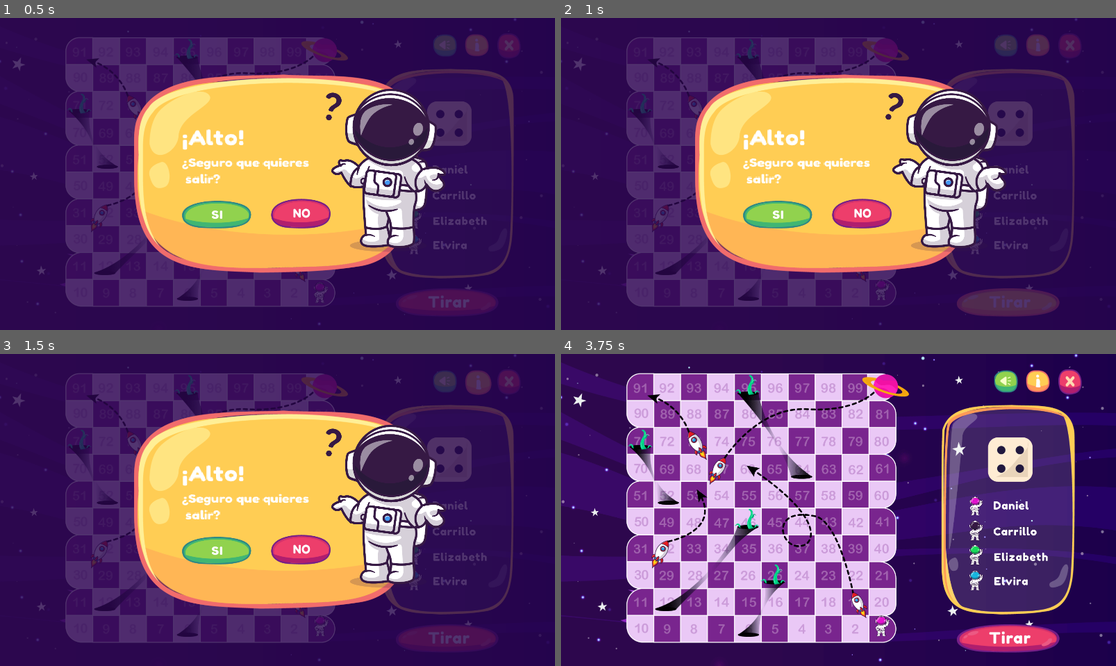
Above: before the commit, frames 1-4 (two rows, left to right).
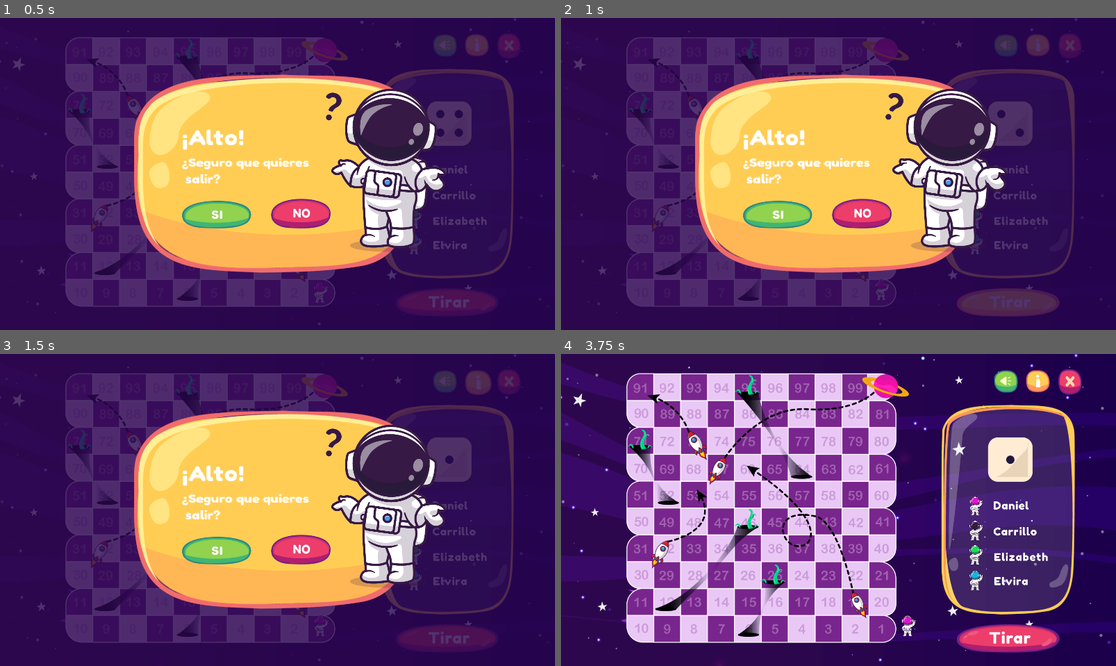
Above: after the commit, the same moments.

Repository: carrilloycardenas/Carrera-espacial
Game: Godot game, scene res://tablero/tablero.tscn
The game is run twice, just before and just after one commit, with the same random seed, the same clock (stepped at 60 frames per second) and the same inputs. The project has no main scene, so this scene is started directly.
Inputs (mouse positions are in pixels of both pictures, inside the frame that each line leads up to):
- Up to frame 1 (0.5 s): no input
- Up to frame 2 (1 s): click (1010, 301) at 0.5 s
- Up to frame 3 (1.5 s): click (477, 382) at 1.25 s
- Up to frame 4 (3.75 s): click (1005, 382) at 2 s; click (860, 550) at 2.75 s; hold Right (ui_right) from 3.53 s (still down)

Frame 1 is identical in both runs. In frame 2, less than 0.1% of the frame differs, in the area x 78-84%, y 29-39%; in frame 3, 0.2%; in frame 4, 0.4%, in the area x 56-84%, y 29-91%.

Commit message:
Dado completo

Diff:
--- a/scripts/tablero.gd
+++ b/scripts/tablero.gd
@@ -29,7 +29,12 @@
 		get_node("Fondo-espacio-dado/lbl-player"+str(n+1)).text = str(players[n].name)
 
 func _on_btntirar_pressed():
-	astro1.avanzar(rng.randi_range(1,6))
+	var dado = rng.randi_range(1,6)
+	get_node("Fondo-espacio-dado/spriteDado/dado").play()
+	yield(get_tree().create_timer(3.0), "timeout")
+	get_node("Fondo-espacio-dado/spriteDado/dado").stop()
+	get_node("Fondo-espacio-dado/spriteDado/dado").frame = (dado-1)
+	astro1.avanzar(dado)
 
 func _on_CheckButton_pressed():
 	OS.window_fullscreen = !OS.window_fullscreen
--- a/sprites/astro1.gd
+++ b/sprites/astro1.gd
@@ -46,6 +46,26 @@
 			currPos[1] -= 48.5
 		elif currPos[0] > 142.5 && currPos[1] == 352:
 			currPos[0] -= 48.5
+		elif currPos[0] == 142.5 && currPos[1] == 352:
+			currPos[1] -= 48.5
+		elif currPos[0] < 579 && currPos[1] == 303.5:
+			currPos[0] += 48.5
+		elif currPos[0] == 579 && currPos[1] == 303.5:
+			currPos[1] -= 48.5
+		elif currPos[0] > 142.5 && currPos[1] == 255:
+			currPos[0] -= 48.5
+		elif currPos[0] == 142.5 && currPos[1] == 255:
+			currPos[1] -= 48.5
+		elif currPos[0] < 579 && currPos[1] == 206.5:
+			currPos[0] += 48.5
+		elif currPos[0] == 579 && currPos[1] == 206.5:
+			currPos[1] -= 48.5
+		elif currPos[0] > 142.5 && currPos[1] == 158:
+			currPos[0] -= 48.5
+		elif currPos[0] == 142.5 && currPos[1] == 158:
+			currPos[1] -= 48.5
+		elif currPos[0] < 579 && currPos[1] == 109.5:
+			currPos[0] += 48.5
 
 # Called every frame. 'delta' is the elapsed time since the previous frame.
 #func _process(delta):
